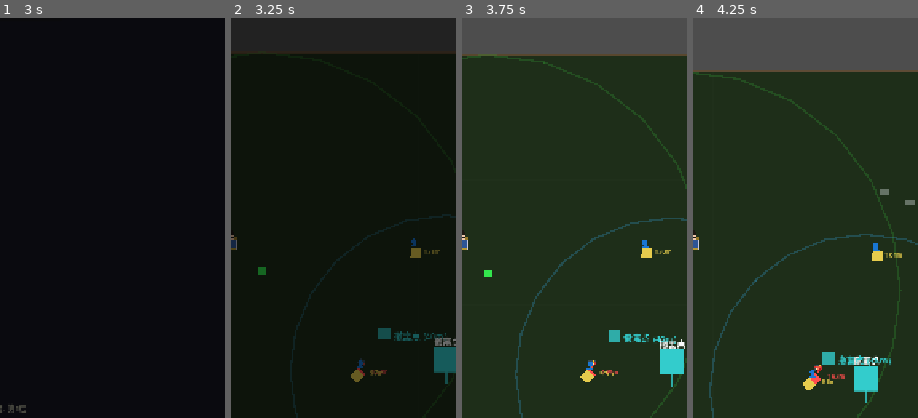
Above: before the commit, frames 1-4 (left to right).
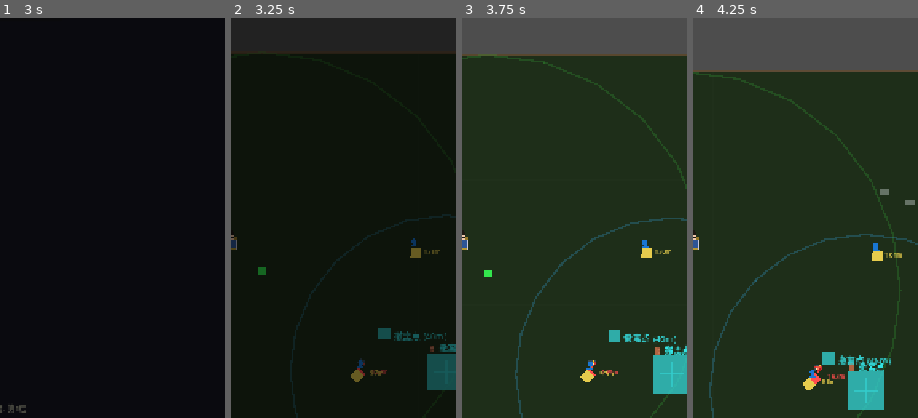
Above: after the commit, the same moments.

Repository: CasbaL/soudache
Game: Godot game, scene res://scenes/ui/faction_select.tscn
Same seed, same stepped clock (60 frames per second), same inputs: the game is played once before the commit and once after it.
Inputs (mouse positions are % of the whole screen's width and height, from its top left):
- Up to frame 1 (3 s): click "选择" at 0.5 s; click "确认选择" at 1.25 s; tap Enter (ui_accept) at 2, 2.27 s; move the mouse to (72, 45) at 2.02 s; hold D (move_right) 2.03-2.75 s; hold Space (dodge) 2.03-2.75 s; click (72, 45) at 2.17 s; click "世界探索" at 2.75 s
- Up to frame 2 (3.25 s): no input
- Up to frame 3 (3.75 s): drag from (30, 55) to (50, 50) at 3.52 s
- Up to frame 4 (4.25 s): no input
The pictures show only the part of the screen within x 50-100%, y 22-72%; the shares and areas given below are measured in that part.

Frame 1 is identical in both runs. In frame 2, 1.0% of the frame differs, in the area x 87-100%, y 80-93%; in frame 3, 1.8%; in frame 4, 1.9%, in the area x 68-85%, y 84-98%.

Commit message:
fix: 撤离点碰撞区域扩大+弹窗暂停兼容
- 碰撞区域从40x40矩形改为半径50的圆形
- 确认弹窗设置 process_mode = ALWAYS 确保暂停时可操作

Diff:
--- a/scripts/levels/open_world_level.gd
+++ b/scripts/levels/open_world_level.gd
@@ -408,23 +408,28 @@
 	extract.position = pos
 	extract.collision_layer = 8
 	extract.collision_mask = 1
-
+	extract.name = "ExtractPoint_%s" % zone.id
+
+	# 视觉：青色大方块
 	var sprite = ColorRect.new()
-	sprite.size = Vector2(40, 40)
-	sprite.position = Vector2(-20, -40)
-	sprite.color = Color(0.2, 0.8, 0.8)
+	sprite.size = Vector2(60, 60)
+	sprite.position = Vector2(-30, -30)
+	sprite.color = Color(0.2, 0.8, 0.8, 0.8)
 	extract.add_child(sprite)
 
+	# 碰撞区域（大一些方便触发）
 	var collision = CollisionShape2D.new()
-	var shape = RectangleShape2D.new()
-	shape.size = Vector2(40, 40)
+	var shape = CircleShape2D.new()
+	shape.radius = 50.0
 	collision.shape = shape
 	extract.add_child(collision)
 
+	# 标签
 	var label = Label.new()
-	label.text = "撤离点"
-	label.position = Vector2(-20, -60)
+	label.text = "🚪 撤离点"
+	label.position = Vector2(-30, -50)
 	label.add_theme_font_size_override("font_size", 14)
+	label.add_theme_color_override("font_color", Color(0.2, 0.9, 0.9))
 	extract.add_child(label)
 
 	extract.body_entered.connect(_on_extract_entered.bind(extract, zone))
@@ -446,12 +451,18 @@
 	if _extract_confirm_dialog and _extract_confirm_dialog.visible:
 		return
 
+	# 先暂停游戏
+	get_tree().paused = true
+
 	_extract_confirm_dialog = ConfirmationDialog.new()
 	_extract_confirm_dialog.title = "撤离点"
 	_extract_confirm_dialog.dialog_text = "是否立即撤离？\n\n背包物品将保存到仓库。\n继续探索可能获得更好奖励。"
 	_extract_confirm_dialog.ok_button_text = "撤离"
 	_extract_confirm_dialog.cancel_button_text = "继续探索"
-	_extract_confirm_dialog.min_size = Vector2(300, 150)
+	_extract_confirm_dialog.min_size = Vector2(350, 180)
+
+	# 关键：设置弹窗在暂停时也能处理输入
+	_extract_confirm_dialog.process_mode = Node.PROCESS_MODE_ALWAYS
 
 	_extract_confirm_dialog.confirmed.connect(_on_extract_confirmed)
 	_extract_confirm_dialog.canceled.connect(_on_extract_canceled)
@@ -463,9 +474,6 @@
 		add_child(_extract_confirm_dialog)
 
 	_extract_confirm_dialog.popup_centered()
-
-	# 暂停游戏
-	get_tree().paused = true
 
 ## 确认撤离
 func _on_extract_confirmed() -> void:
